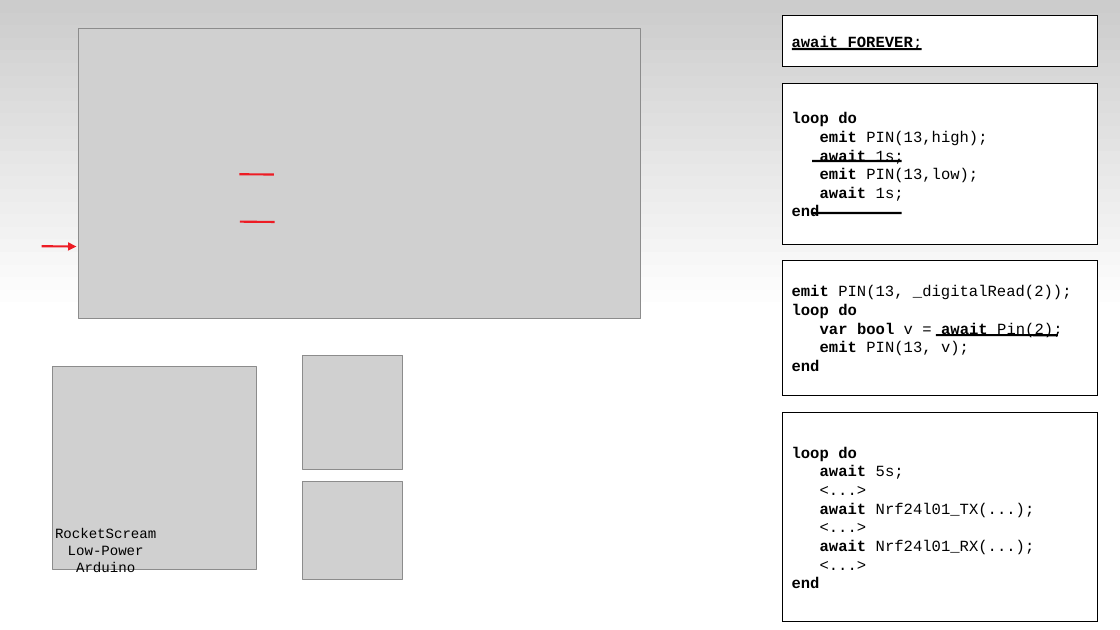
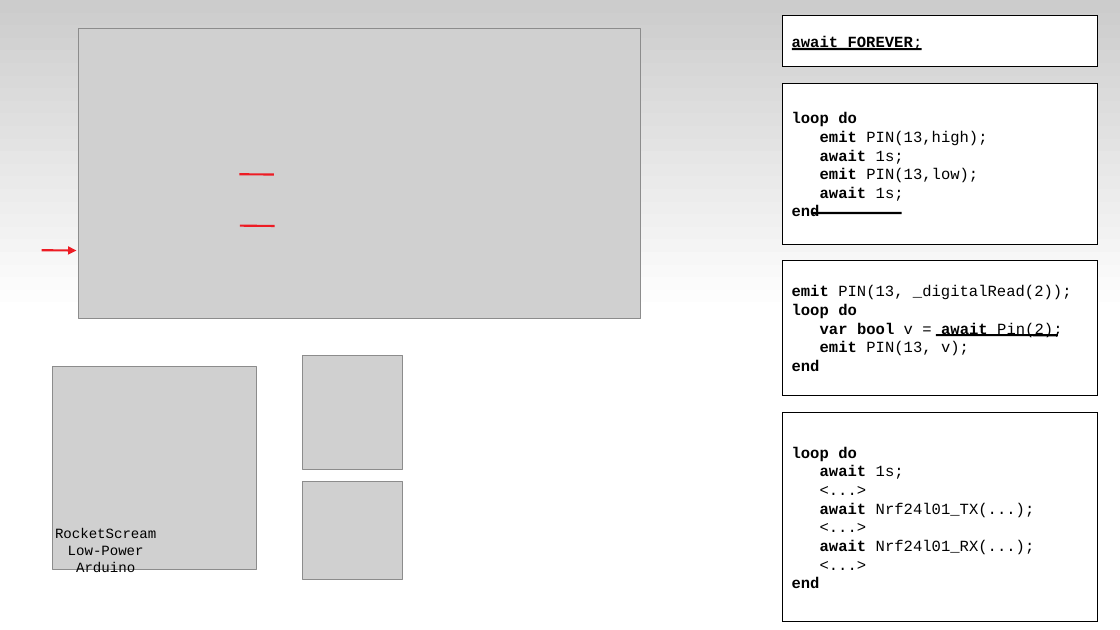
Before and after one commit to fsantanna-uerj/serrapilheira, a slide deck: slide 55 of LCTES/ceu-lctes-wip-expanded.odp (slide 114 before the commit). Drawn at 1120x630 pixels with LibreOffice and Linux fonts; fonts in the diff are those of the drawing; grey boxes stand for pictures. Boxes give left, top, right and bottom in pixels: in the first picture for what was removed or moved away, otherwise in the second. Text is boxed around its words. In the diff, an @@ line names an element or a change of style, - is before the commit and + after.

```diff
--- a/LCTES/ceu-lctes-wip-expanded.odp
+++ b/LCTES/ceu-lctes-wip-expanded.odp
@@ line removed from (812, 162) to (903, 162) @@
@@ line moved from (240, 222) - (274, 223) to (240, 226) - (274, 226) @@
@@ arrow moved from (42, 246) - (76, 247) to (42, 250) - (76, 251) @@
@@ text in rectangle at box(820, 465, 904, 479): text changed @@
-await 5s;
+await 1s;
```
Also in this commit, not shown: 14 other slides changed, 7 slides added, 10 slides removed, 2 other files.
